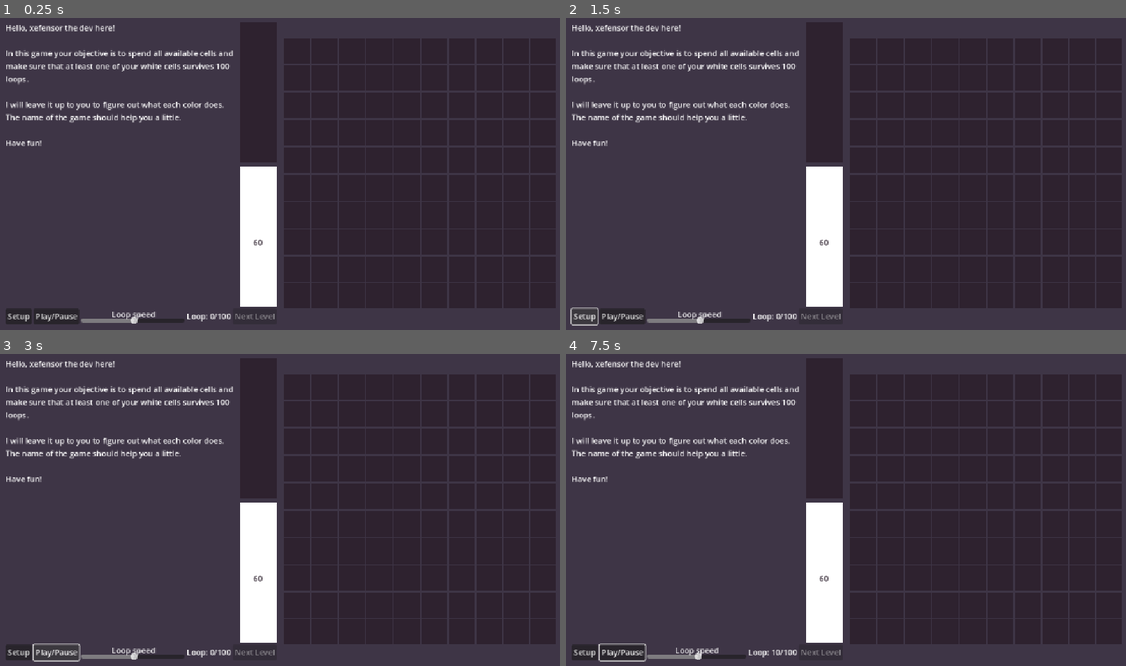
Above: before the commit, frames 1-4 (two rows, left to right).
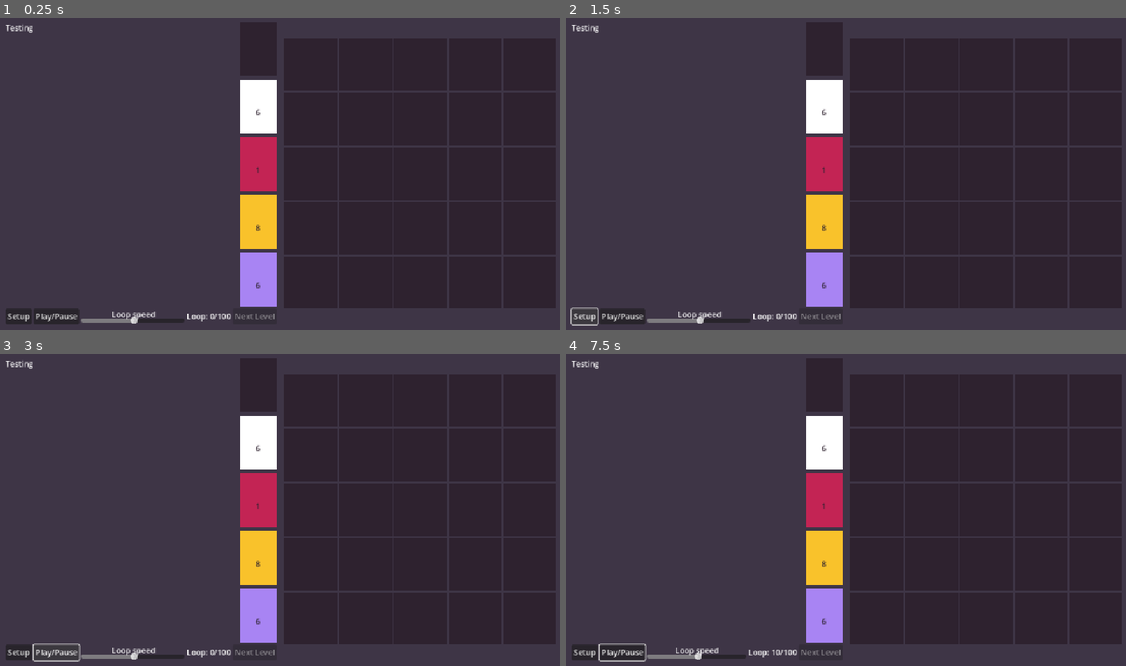
Above: after the commit, the same moments.

Repository: xefensor/game-of-loop-gamejam
Game: Godot game, scene res://main.tscn
Two runs of this game, one before a commit and one after it. Both use one fixed random seed, a clock stepped at 60 frames per second and the inputs below.
Inputs (mouse positions are in pixels of both pictures, inside the frame that each line leads up to):
- Up to frame 1 (0.25 s): no input
- Up to frame 2 (1.5 s): click "Setup" at 0.5 s; click "Setup" at 1.25 s
- Up to frame 3 (3 s): click "Setup" at 2 s; click "Play/Pause" at 2.75 s
- Up to frame 4 (7.5 s): move the mouse to (823, 428) at 3.52 s; press the mouse at (823, 428) at 3.53 s; move the mouse to (823, 572) at 4.27 s; release the mouse at (823, 572) at 4.28 s; right-click (823, 572) at 4.35 s; click (823, 572) at 4.42 s; move the mouse to (902, 438) at 5.02 s; press the mouse at (902, 438) at 5.03 s; move the mouse to (818, 572) at 5.77 s; release the mouse at (818, 572) at 5.78 s; right-click (818, 572) at 5.85 s; click (818, 572) at 5.92 s; move the mouse to (1014, 556) at 6.52 s; press the mouse at (1014, 556) at 6.53 s; move the mouse to (678, 460) at 7.27 s; release the mouse at (678, 460) at 7.28 s; right-click (678, 460) at 7.35 s; click (678, 460) at 7.42 s

The runs differ from the first frame. In frame 1, 6.7% of the frame differs, in the area x 1-50%, y 2-93%; in frame 2, 6.7%; in frame 3, 6.7%; in frame 4, 6.7%.

Commit message:
Adjust level 6

Diff:
--- /dev/null
+++ b/levels/6.tres
@@ -0,0 +1,41 @@
+[gd_resource type="Resource" script_class="Level" load_steps=8 format=3 uid="uid://dig2pdtogcqok"]
+
+[ext_resource type="Script" uid="uid://dgbnkvs32mel1" path="res://level_cell.gd" id="1_me2xh"]
+[ext_resource type="Script" uid="uid://b60lqyiak2ctt" path="res://level.gd" id="2_nqk38"]
+
+[sub_resource type="Resource" id="Resource_4c57u"]
+script = ExtResource("1_me2xh")
+cell_type = 0
+amount = 3
+metadata/_custom_type_script = "uid://dgbnkvs32mel1"
+
+[sub_resource type="Resource" id="Resource_efxa6"]
+script = ExtResource("1_me2xh")
+cell_type = 1
+amount = 6
+metadata/_custom_type_script = "uid://dgbnkvs32mel1"
+
+[sub_resource type="Resource" id="Resource_dg77c"]
+script = ExtResource("1_me2xh")
+cell_type = 2
+amount = 1
+metadata/_custom_type_script = "uid://dgbnkvs32mel1"
+
+[sub_resource type="Resource" id="Resource_kek77"]
+script = ExtResource("1_me2xh")
+cell_type = 3
+amount = 8
+metadata/_custom_type_script = "uid://dgbnkvs32mel1"
+
+[sub_resource type="Resource" id="Resource_vivmo"]
+script = ExtResource("1_me2xh")
+cell_type = 4
+amount = 6
+metadata/_custom_type_script = "uid://dgbnkvs32mel1"
+
+[resource]
+script = ExtResource("2_nqk38")
+grid_size = Vector2i(5, 5)
+cells = Array[ExtResource("1_me2xh")]([SubResource("Resource_4c57u"), SubResource("Resource_efxa6"), SubResource("Resource_dg77c"), SubResource("Resource_kek77"), SubResource("Resource_vivmo")])
+text = "Testing"
+metadata/_custom_type_script = "uid://b60lqyiak2ctt"
--- a/main.tscn
+++ b/main.tscn
@@ -6,6 +6,7 @@
 [ext_resource type="Resource" uid="uid://rakcplqb704m" path="res://levels/3.tres" id="3_7mycd"]
 [ext_resource type="Resource" uid="uid://bny74n4dpfo6j" path="res://levels/4.tres" id="3_272bh"]
 [ext_resource type="Resource" uid="uid://c1r5dlwwt6b88" path="res://levels/1.tres" id="3_h2yge"]
+[ext_resource type="Resource" uid="uid://dig2pdtogcqok" path="res://levels/6.tres" id="3_kek77"]
 [ext_resource type="Resource" uid="uid://nqajk8s7r1uy" path="res://levels/end.tres" id="3_lquwl"]
 [ext_resource type="Resource" uid="uid://4pirjujfklfu" path="res://levels/2.tres" id="4_lquwl"]
 
@@ -20,7 +21,7 @@
 grow_horizontal = 2
 grow_vertical = 2
 script = ExtResource("1_ig7tw")
-levels = Array[ExtResource("2_h2yge")]([ExtResource("3_h2yge"), ExtResource("4_lquwl"), ExtResource("3_7mycd"), ExtResource("3_272bh"), ExtResource("3_5vw27"), ExtResource("3_lquwl")])
+levels = Array[ExtResource("2_h2yge")]([ExtResource("3_kek77"), ExtResource("3_h2yge"), ExtResource("4_lquwl"), ExtResource("3_7mycd"), ExtResource("3_272bh"), ExtResource("3_5vw27"), ExtResource("3_lquwl")])
 
 [node name="Panel" type="Panel" parent="."]
 layout_mode = 1
Not shown: 1 places in main.tscn that only renumber resources
